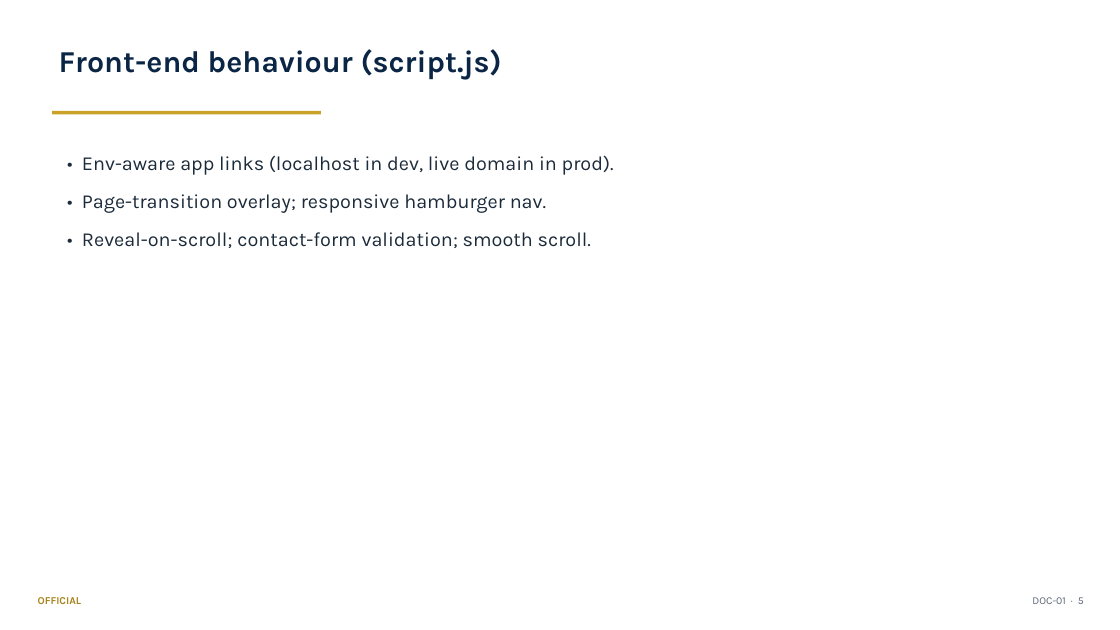
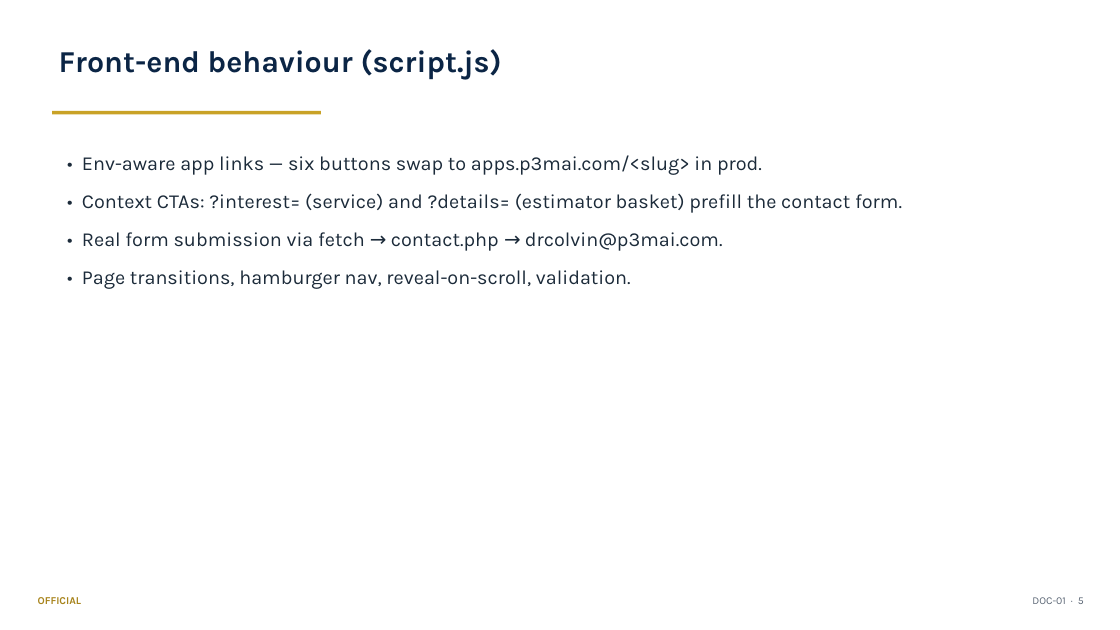
Before and after one commit to DRC63/p3mai-website, a slide deck: slide 5 of docs/01_Architecture_and_Design_Summary.pptx. Drawn at 1120x630 pixels with LibreOffice and Linux fonts; fonts in the diff are those of the drawing. Boxes give left, top, right and bottom in pixels: in the first picture for what was removed or moved away, otherwise in the second. Text is boxed around its words. In the diff, an @@ line names an element or a change of style, - is before the commit and + after.

```diff
--- a/docs/01_Architecture_and_Design_Summary.pptx
+++ b/docs/01_Architecture_and_Design_Summary.pptx
@@ text at <box>82,155,902,289</box>: text changed @@
-• Env-aware app links (localhost in dev, live domain in prod).
-• Page-transition overlay; responsive hamburger nav.
-• Reveal-on-scroll; contact-form validation; smooth scroll.
+• Env-aware app links — six buttons swap to apps.p3mai.com/<slug> in prod.
+• Context CTAs: ?interest= (service) and ?details= (estimator basket) prefill the contact form.
+• Real form submission via fetch → contact.php → drcolvin@p3mai.com.
+• Page transitions, hamburger nav, reveal-on-scroll, validation.
```
Also in this commit, not shown: 6 other slides changed, 1 slide added, 2 slides removed, 13 other files.
